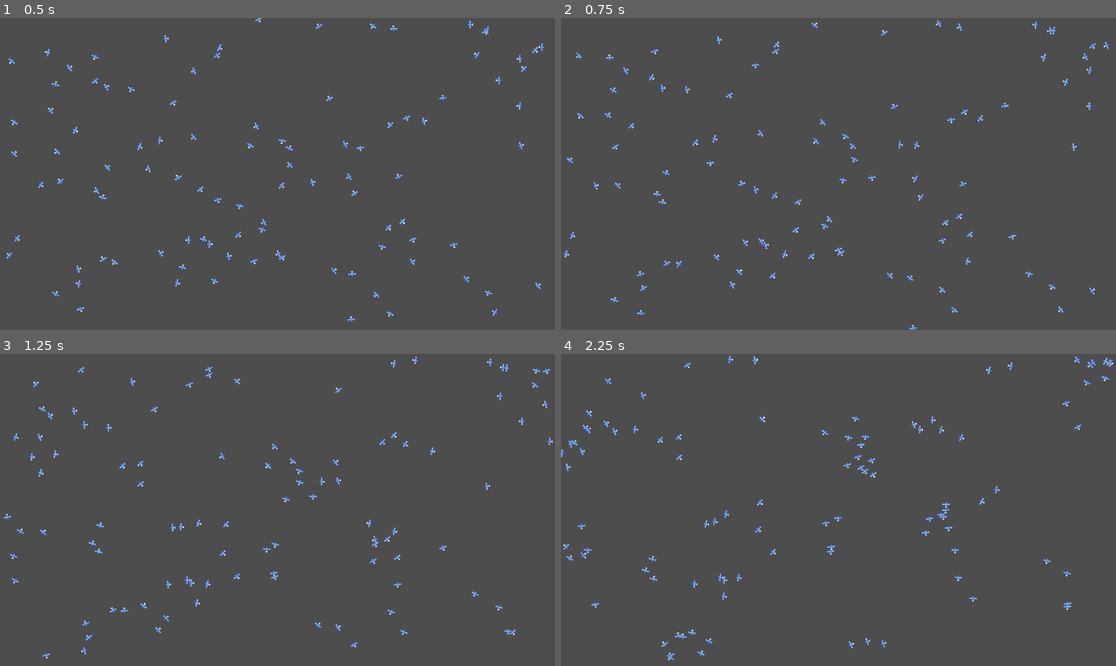
Above: before the commit, frames 1-4 (two rows, left to right).
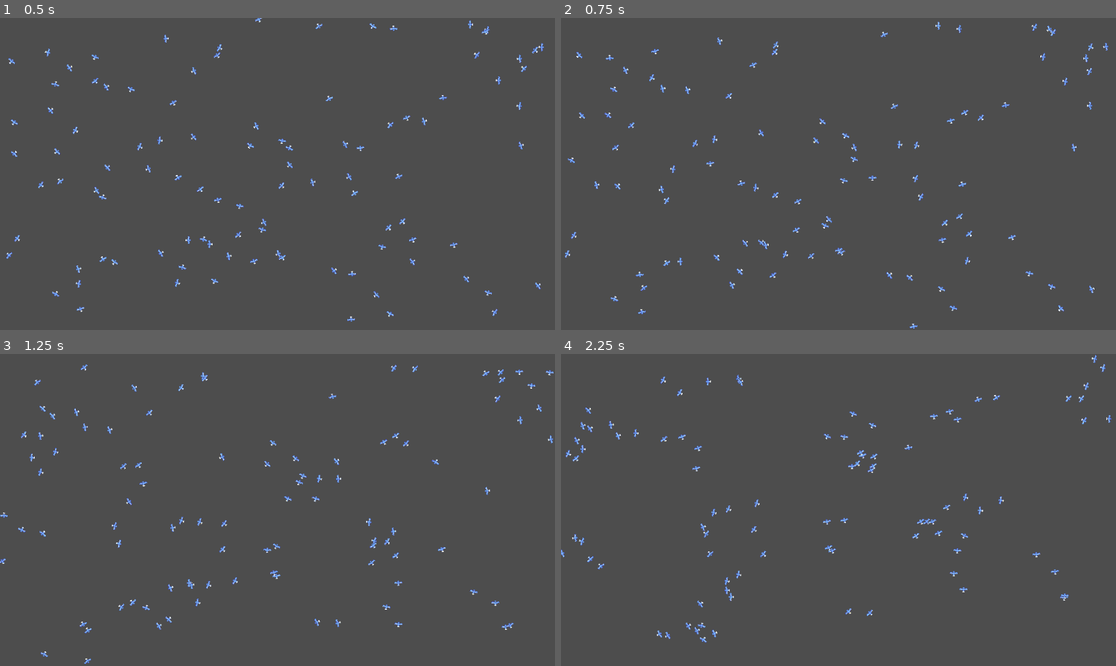
Above: after the commit, the same moments.

Repository: are-dynamic-2025-g6/boids
Game: Godot game, scene res://Scenes/main.tscn
Two runs of this game, one before a commit and one after it. Both use one fixed random seed, a clock stepped at 60 frames per second and the inputs below.
Inputs:
- Up to frame 1 (0.5 s): no input
- Up to frame 2 (0.75 s): tap Enter (ui_accept) at 0.5 s; tap Space (print) at 0.6 s
- Up to frame 3 (1.25 s): tap Enter (ui_accept) at 0.77 s
- Up to frame 4 (2.25 s): tap Space (print) at 1.35, 2.1 s; tap Enter (ui_accept) at 1.52 s

Frame 1 is identical in both runs. In frame 2, 1.5% of the frame differs, in the area x 0-99%, y 0-100%; in frame 3, 2.2%; in frame 4, 2.5%, in the area x 0-100%, y 0-99%.

Commit message:
correction

Diff:
--- a/Scripts/oizo.gd
+++ b/Scripts/oizo.gd
@@ -55,8 +55,9 @@
 		#alignement()
 		#separation()
 		normaliseur = normaliseur + 1 if coherence() else normaliseur
+		normaliseur = normaliseur + 1 if separation() else normaliseur
 		normaliseur = normaliseur + 1 if alignement() else normaliseur
-		normaliseur = normaliseur + 1 if separation() else normaliseur
+
 		#Calcule de vitesse
 		var speed = sqrt(curr_velo.x**2 + curr_velo.y**2)
 		if speed > MAX_SPEED:
@@ -64,13 +65,12 @@
 		if speed < MIN_SPEED:
 			curr_velo = Vector2((curr_velo.x/speed)*MIN_SPEED, (curr_velo.y/speed)*MIN_SPEED)
 		curr_velo  = curr_velo / (normaliseur)
-
+		curr_velo += Vector2(randf_range(-700,700),randf_range(-700,700)) #wiggle
 		#tentative reste dans écrans
 		#les valeurs correspoindent a peux pres a la taille de l'écran, mais à adapter
 		#petit probleme ils tournent tous dans le meme sens = relou
 		#stay_in_screen_inv()
-		#stay_in_screen_turn()
-		stay_in_screen_inv()
+		stay_in_screen_turn()
 
 
 func stay_in_screen_turn() :
